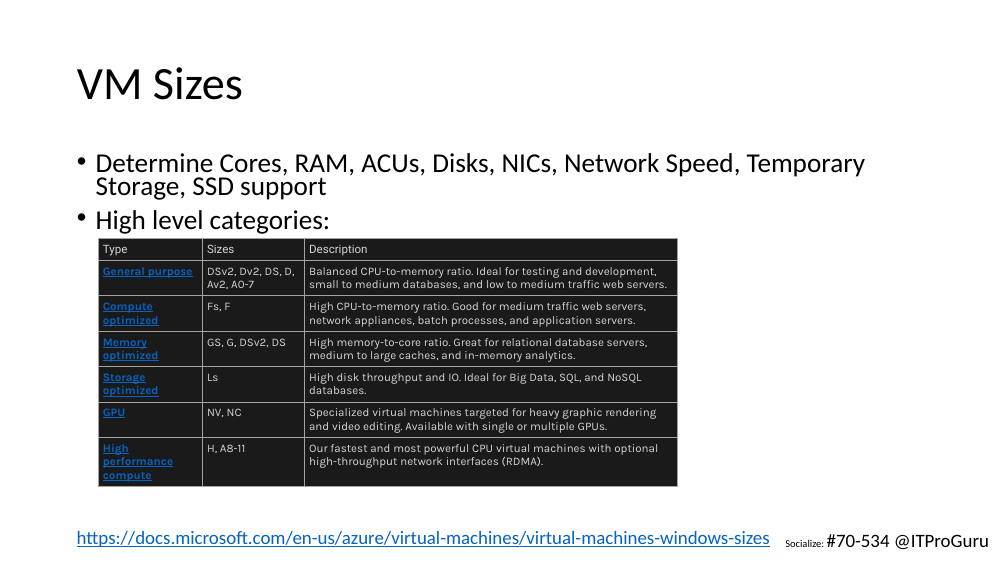
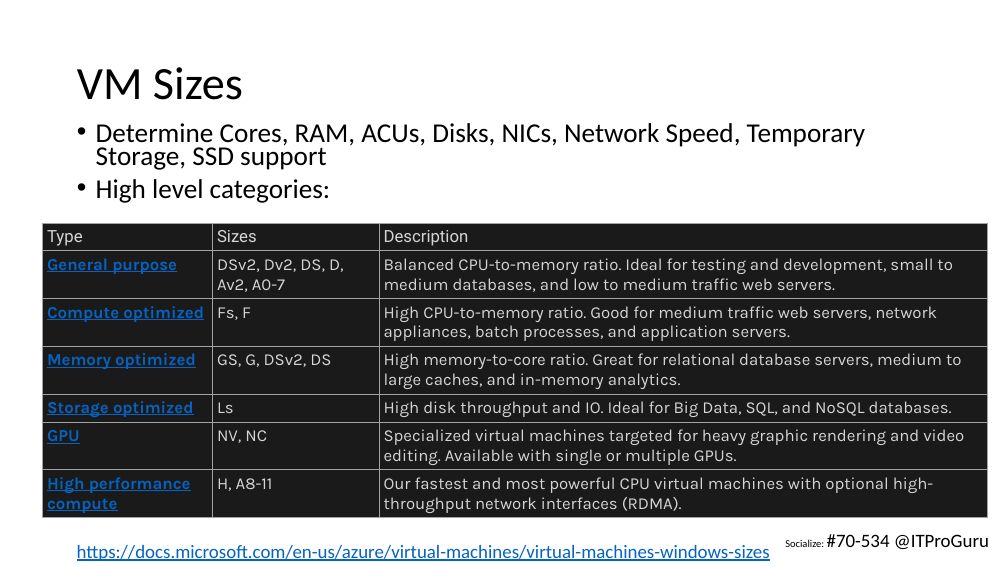
Before and after one commit to guruskill/70-534, a slide deck: slide 9 of Presentations/2017-10-Hartford/70-534-Compute-Arch.pptx. Drawn at 1008x567 pixels with LibreOffice and Linux fonts; fonts in the diff are those of the drawing. Boxes give left, top, right and bottom in pixels: in the first picture for what was removed or moved away, otherwise in the second. Text is boxed around its words. In the diff, an @@ line names an element or a change of style, - is before the commit and + after.

```diff
--- a/Presentations/2017-10-Hartford/70-534-Compute-Arch.pptx
+++ b/Presentations/2017-10-Hartford/70-534-Compute-Arch.pptx
@@ text "Determine Cores, RAM, ACUs, Disks, ...": place and size @@
-text "Determine Cores, RAM, ACUs, Disks, ..." at [96,153,866,234]
+text "Determine Cores, RAM, ACUs, Disks, ..." at [96,123,866,203]
@@ table at [43,223,988,524] @@
@@ size 11 to 16 pt @@
@@ table: place and size @@
-table at [98,239,678,492]
+table at [43,223,988,524]
@@ text "https://docs.microsoft.com/en-us/azure/virtual-machines/virt ...": place and size @@
-text "https://docs.microsoft.com/en-us/azure/virtual-machines/virt ..." at [77,531,770,547]
+text "https://docs.microsoft.com/en-us/azure/virtual-machines/virt ..." at [77,545,770,561]
```
Also in this commit, not shown: 58 other slides changed, 12 other files.
